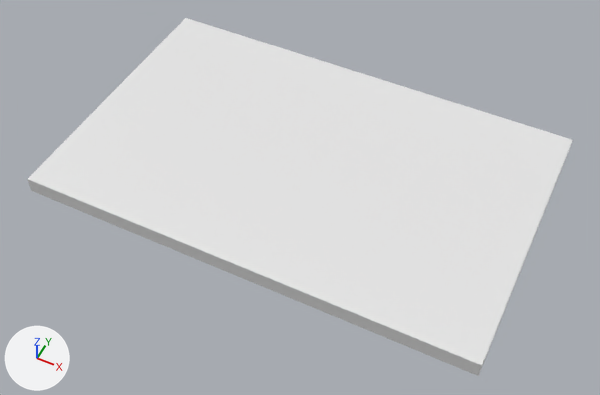
Before and after pictures for a commit that changed the FBX model Assets/TurretObj/Mesh/Ground.fbx.
Rendered twice from a 50 mm camera at (14.34, -11.14, 17.51) aimed at (6.97, 3.61, -0.93). Lighting does not change. The marker at lower left points along +X, +Y and +Z. The older version comes first. Where no turn or scale is listed for an object, it has been applied to the vertices.

Names of what the first picture shows: 'Ground'.
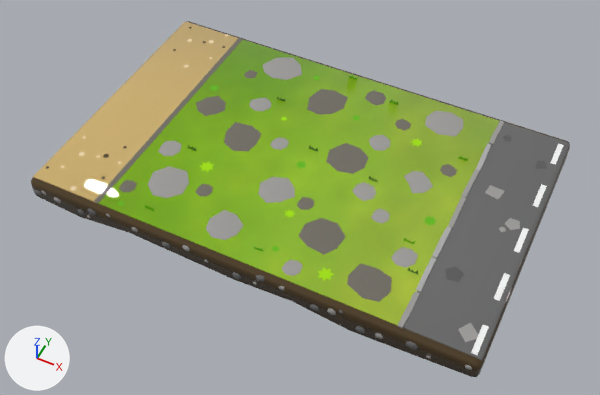
Patch to the scene script:
```diff
--- a/Assets/TurretObj/Mesh/Ground.fbx.py
+++ b/Assets/TurretObj/Mesh/Ground.fbx.py
@@ img_character_d_png @@
+img_character_d_png = load_image('Character_D.png', '../../Texture/Character_D.png', 1024, 1024, 'sRGB')
@@ img_grass_png @@
+img_grass_png = load_image('Grass.png', '../../Texture/Grass.png', 512, 512, 'sRGB')
@@ mat_01___default @@
+mat_01___default = principled_material('01 - Default')
+mat_01___default.texture = img_character_d_png  # with its transparency
+mat_01___default.roughness = 0.0
@@ mat_02___default @@
+mat_02___default = principled_material('02 - Default')
+mat_02___default.texture = img_grass_png  # with its transparency
+mat_02___default.roughness = 0.0
@@ me_mesh @@
 # used by ob_ground; location = (0.0, 0.0, 0.0)
-me_mesh.from_pydata(...)  # 8 vertices, 6 faces; spans x 0.0..13.63, y 0.0..8.62, z -0.5..0.0
+me_mesh.from_pydata(...)  # 1551 vertices, 2017 faces; spans x 0.0..13.63, y -0.06..8.62, z -0.86..0.19
+# me_mesh part 1: 8 vertices removed from x 0.0..13.63, y 0.0..8.62, z -0.5..0.0; 1551 vertices added at x 0.0..13.63, y -0.06..8.62, z -0.86..0.19
+me_mesh.materials.append(mat_01___default)  # picture img_character_d_png
+me_mesh.materials.append(mat_02___default)  # picture img_grass_png
```

Pixel boxes [x1, y1, x2, y2] of what changed, in the pictures (600 x 395 px):
'Ground', reshaped, recoloured (white to green): before [27, 18, 573, 376]; after [31, 21, 570, 377]
